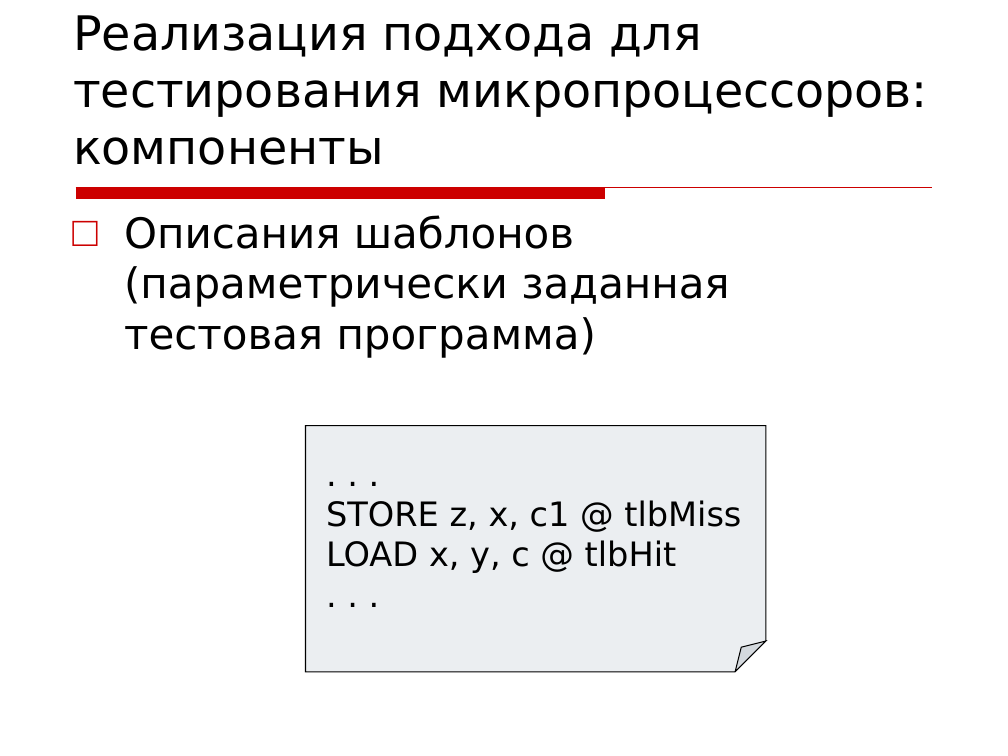
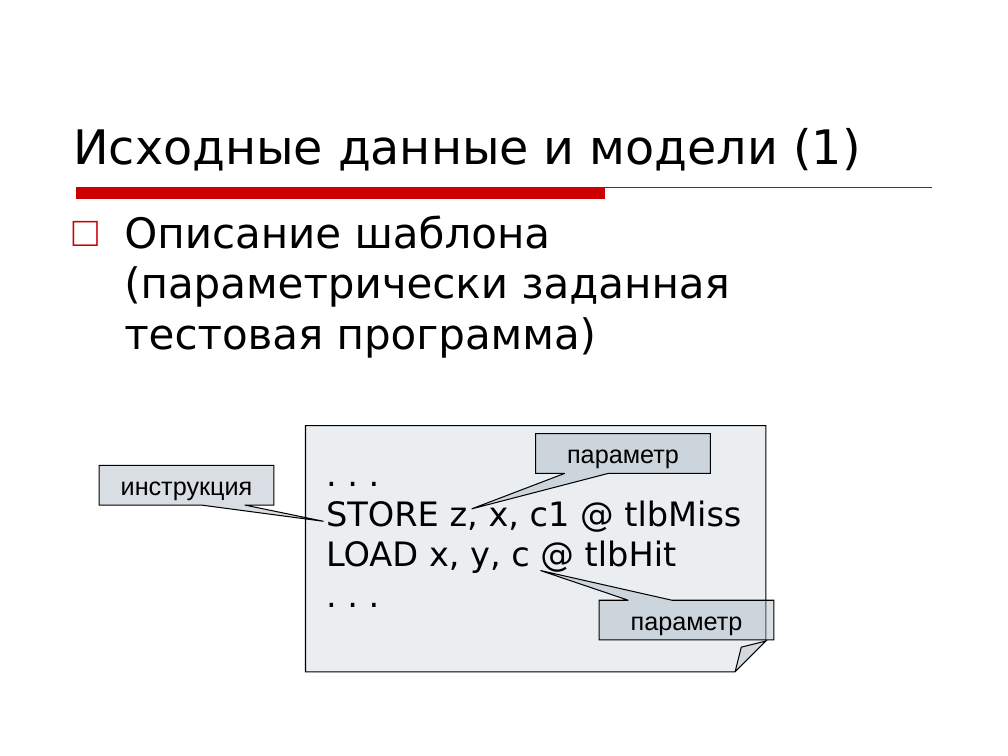
Before and after one commit to kornevgen/tesla-project, a slide deck: slide 7 of papers/unpublished/Tihonov09/tikh-slides.ppt (slide 9 before the commit). Drawn at 1008x756 pixels with LibreOffice and Linux fonts; fonts in the diff are those of the drawing; background and template pictures are left out. Boxes give left, top, right and bottom in pixels: in the first picture for what was removed or moved away, otherwise in the second. Text is boxed around its words. In the diff, an @@ line names an element or a change of style, - is before the commit and + after.

```diff
--- a/papers/unpublished/Tihonov09/tikh-slides.ppt
+++ b/papers/unpublished/Tihonov09/tikh-slides.ppt
@@ title at (73,128,860,171): text changed @@
-Реализация подхода для тестирования микропроцессоров: компоненты
+Исходные данные и модели (1)
@@ text at (124,215,729,358): text changed @@
-□ Описания шаблонов (параметрически заданная тестовая программа)
+□ Описание шаблона (параметрически заданная тестовая программа)
@@ speech box added at (535,433,710,473), fill #A3B2C1 at 42% opacity, outline #000000 0.74 pt, 18 pt, text #000000 @@
+параметр
@@ speech box added at (99,466,273,505), fill #A3B2C1 at 42% opacity, outline #000000 0.74 pt, 18 pt, text #000000 @@
+инструкция
@@ speech box added at (599,600,773,639), fill #A3B2C1 at 42% opacity, outline #000000 0.74 pt, 18 pt, text #000000 @@
+параметр
```
Also in this commit, not shown: 12 other slides changed, 1 slide added, 3 slides removed.
